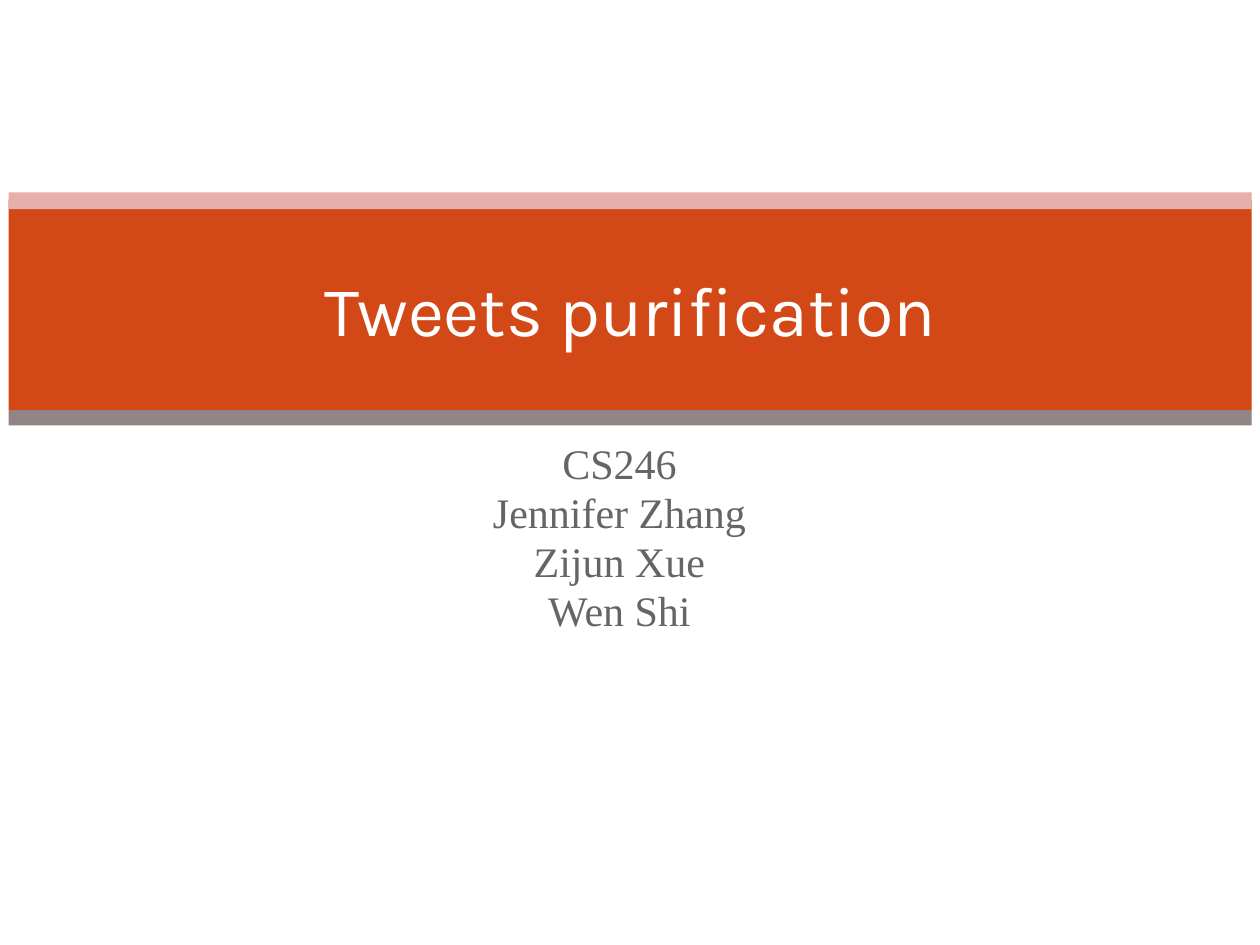
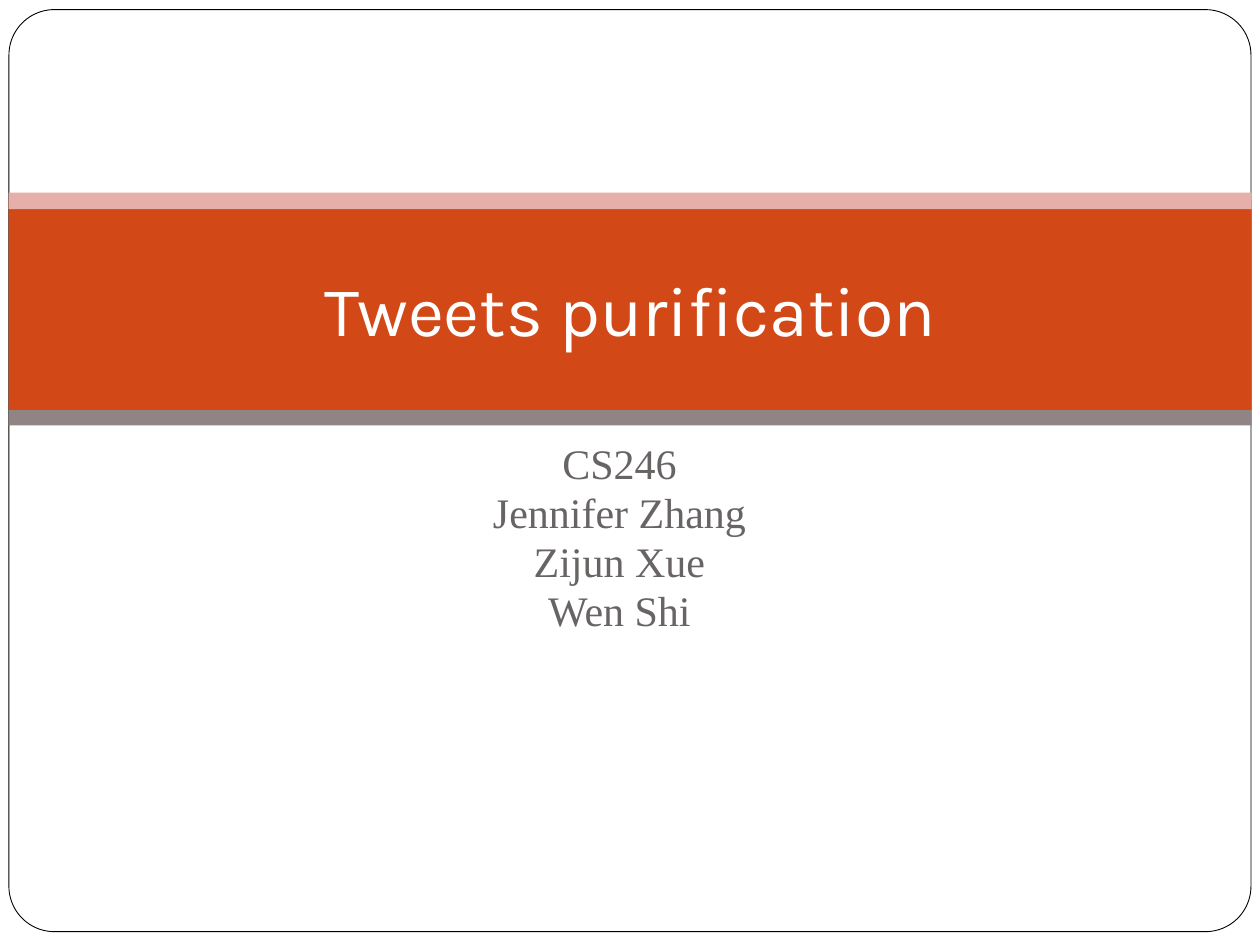
Before and after one commit to jxjzhang/CS246, a slide deck: slide 1 of Tweets purification.pptx. Drawn at 1260x945 pixels with LibreOffice and Linux fonts; fonts in the diff are those of the drawing; background and template pictures are left out. Boxes give left, top, right and bottom in pixels: in the first picture for what was removed or moved away, otherwise in the second. Text is boxed around its words. In the diff, an @@ line names an element or a change of style, - is before the commit and + after.

```diff
--- a/Tweets purification.pptx
+++ b/Tweets purification.pptx
@@ rounded rectangle added at [9, 10, 1251, 932], fill #FFFFFF, outline #000000 0.5 pt @@
```
Also in this commit, not shown: 13 other slides changed, 3 slides added, 1 slide removed, 1 other file.
